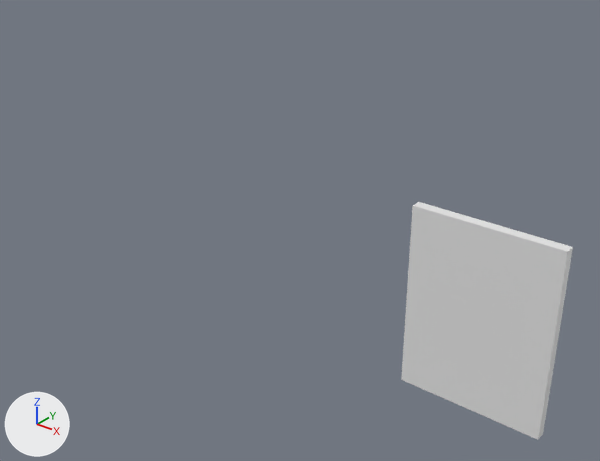
One commit to the OBJ model models/areas/thymetemple/stone_0_-4.obj: the scene before it, then after it.
Rendered twice from a 50 mm lens placed at (25.0, 21.1, 17.5), pointed at (3.5, 48.1, 0.8). Every picture has the same lights, and +X, +Y and +Z are marked at lower left. The first picture is the older version. Where no turn or scale is listed for an object, it has been applied to the vertices. Vertices at exactly the same position are counted once.

Script lines for the objects in view, before the commit:
```python
me_stone_0__4 = bpy.data.meshes.new('stone_0_-4')
me_stone_0__4.from_pydata(...)  # a box spanning x 8.57..15.43, y 49.35..49.85, z -6.0..3.01
ob_stone_0__4 = bpy.data.objects.new('stone_0_-4', me_stone_0__4)
ob_stone_0__4.location = (0.0, 0.0, 0.0)
```
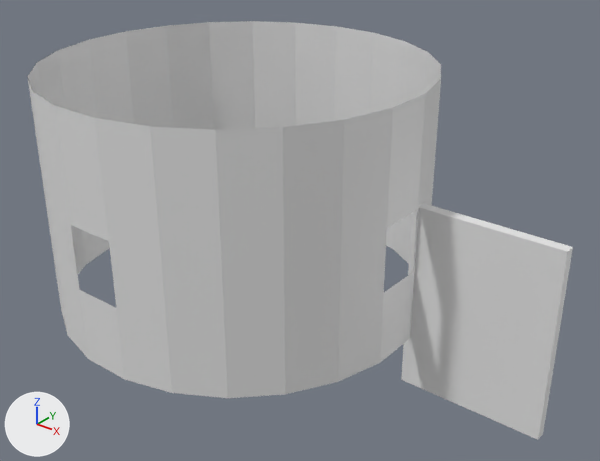
Where the change shows, as pixel boxes (x1, y1, x2, y2) in the pictures (600 x 461 px):
'stone_0_-4', reshaped (216% wider, 76% taller)
    before: (401, 202, 573, 440)
    after: (28, 21, 573, 440)
part 1 of me_stone_0__4, added
    after: (28, 21, 441, 398)

What the commit changed:
me_stone_0__4 is used by ob_stone_0__4; location (0.0, 0.0, 0.0).
me_stone_0__4 had 8 vertices, 12 faces and spanned x 8.57..15.43, y 49.35..49.85, z -6.0..3.01.
me_stone_0__4 now has 168 vertices, 116 faces and spans x -8.94..15.43, y 39.06..56.94, z -6.0..8.0.
Part 1, on me_stone_0__4:
92 vertices are added at x -8.94..8.94, y 39.06..56.94, z -3.5..8.0.
68 new vertices lie (0.0, 0.0, 11.5) away from vertices in x -8.94..8.93, y 39.07..56.94, z -3.5.
104 new faces join them.
